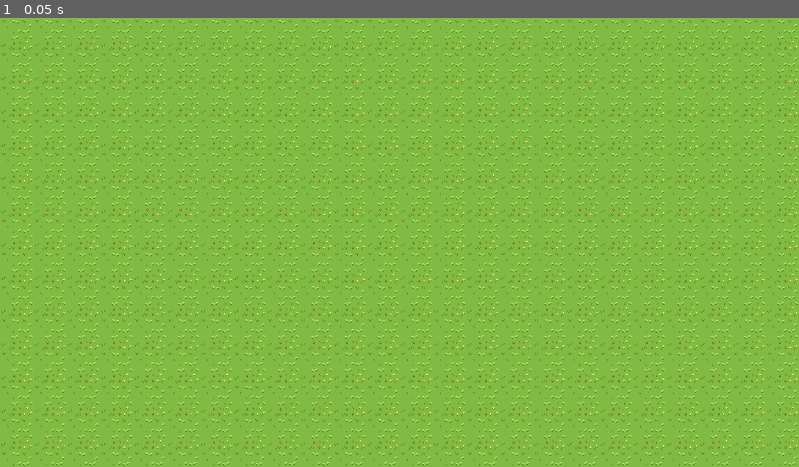
Above: before the commit, frame 1.
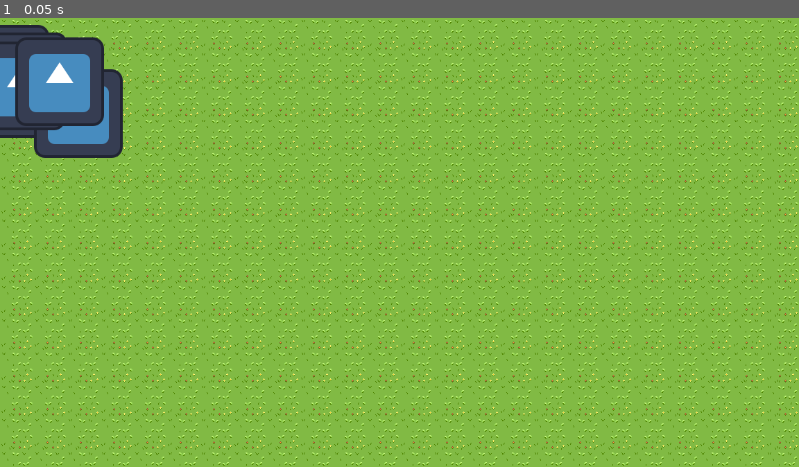
Above: after the commit, the same moment.

Repository: AKRAUSE2017/project-honey
Game: Godot game, scene res://main_scene.tscn
Two runs of this game, one before a commit and one after it. Both use one fixed random seed, a clock stepped at 60 frames per second and the inputs below. The project has no main scene, so this scene is started directly. The engine's default icon, where the game draws it, is replaced by a stand-in: a white triangle on a blue panel in a dark square.
Inputs:
- Up to frame 1 (0.05 s): no input

The runs differ from the first frame. In frame 1, 3.9% of the frame differs, in the area x 0-16%, y 1-32%.

Commit message:
I added shit

Diff:
--- a/main_scene.tscn
+++ b/main_scene.tscn
@@ -1,6 +1,7 @@
-[gd_scene load_steps=5 format=3 uid="uid://l58kar4fi80n"]
+[gd_scene load_steps=6 format=3 uid="uid://l58kar4fi80n"]
 
 [ext_resource type="Texture2D" uid="uid://cv1s1fubmqy23" path="res://Grass.png" id="1_0iu36"]
+[ext_resource type="Texture2D" uid="uid://bagk1582bmn36" path="res://icon.svg" id="2_hidw3"]
 
 [sub_resource type="TileSetAtlasSource" id="TileSetAtlasSource_3pdam"]
 texture = ExtResource("1_0iu36")
@@ -41,3 +42,27 @@
 
 [node name="CollisionShape2D" type="CollisionShape2D" parent="CharacterBody2D"]
 shape = SubResource("RectangleShape2D_158ua")
+
+[node name="Icon" type="Sprite2D" parent="."]
+position = Vector2(39, 109)
+texture = ExtResource("2_hidw3")
+
+[node name="Icon2" type="Sprite2D" parent="."]
+position = Vector2(7, 74)
+texture = ExtResource("2_hidw3")
+
+[node name="Icon3" type="Sprite2D" parent="."]
+position = Vector2(33, 85)
+texture = ExtResource("2_hidw3")
+
+[node name="Icon4" type="Sprite2D" parent="."]
+position = Vector2(113, 138)
+texture = ExtResource("2_hidw3")
+
+[node name="Icon5" type="Sprite2D" parent="."]
+position = Vector2(30, 98)
+texture = ExtResource("2_hidw3")
+
+[node name="Icon6" type="Sprite2D" parent="."]
+position = Vector2(86, 92)
+texture = ExtResource("2_hidw3")
